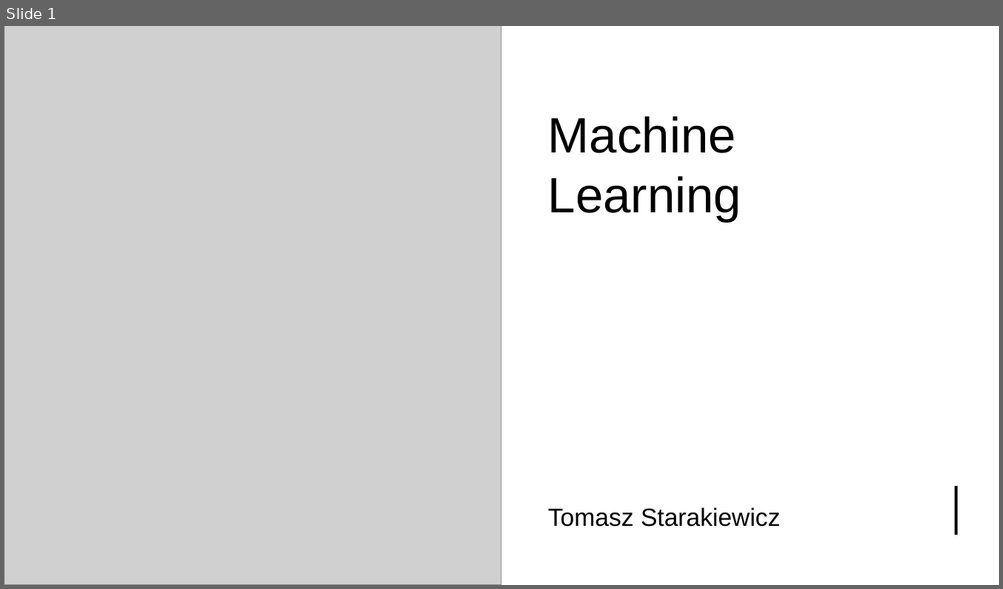
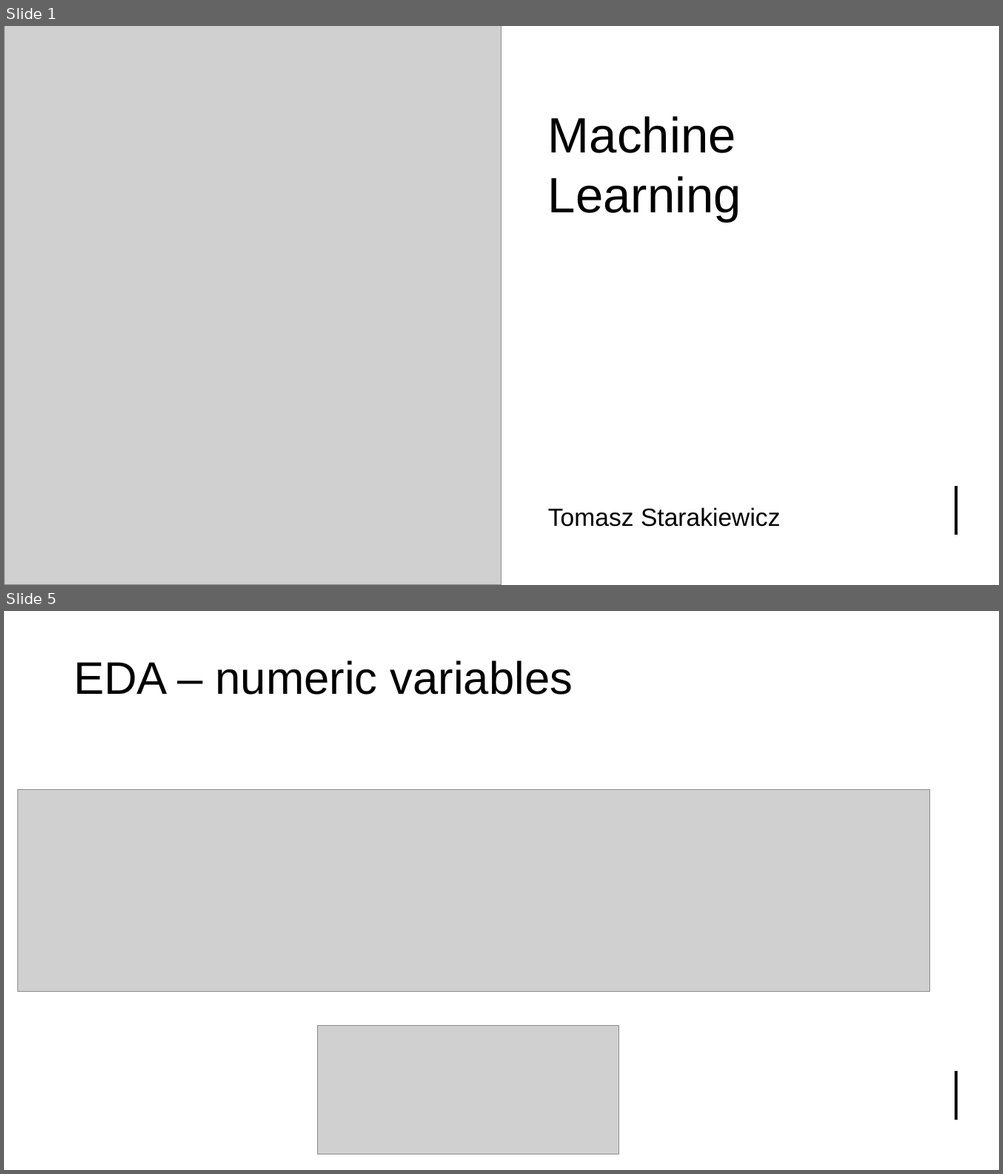
Before and after one commit to tjstarak/DSBA-ML2, a slide deck: slides/ML2_deck.pptx. Shown one above the other, each under a label of ours: slide 1 before the commit, slides 1 and 5 after it; the slides between them are not shown. The pictures are 1003x589 and 1003x1174 pixels, drawn with LibreOffice and Linux fonts; fonts in the diff are those of the drawing; grey boxes stand for pictures. Boxes give left, top, right and bottom in pixels: in the first picture for what was removed or moved away, otherwise in the second. Text is boxed around its words. In the diff, an @@ line names an element or a change of style, - is before the commit and + after.

```diff
--- a/slides/ML2_deck.pptx
+++ b/slides/ML2_deck.pptx
@@ slide 5 added at (4, 611, 999, 1170), background #FFFFFF @@
@@ rectangle added at (4, 611, 999, 1170), fill #FFFFFF @@
@@ rectangle added at (4, 611, 999, 742), fill #FFFFFF @@
@@ title added at (74, 661, 572, 695), 44 pt, text #000000 @@
+EDA – numeric variables
@@ picture added at (18, 790, 930, 992) @@
@@ picture added at (317, 1026, 619, 1155) @@
@@ line added from (956, 1071) to (956, 1120), #000000 3 pt @@
```
Also in this commit, not shown: 7 other slides added, 1 slide removed.
